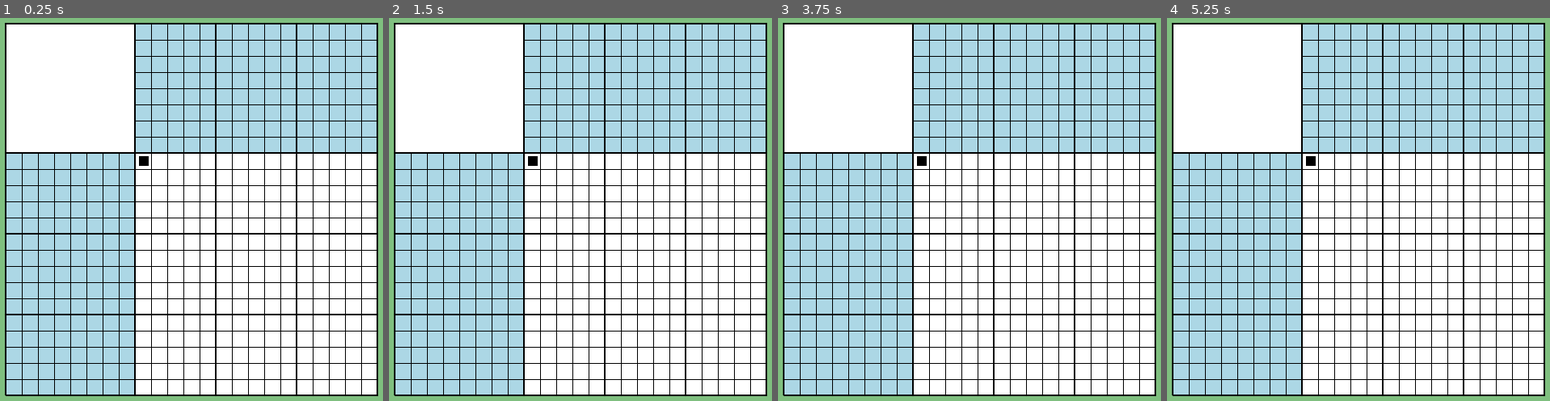
Above: before the commit, frames 1-4 (left to right).
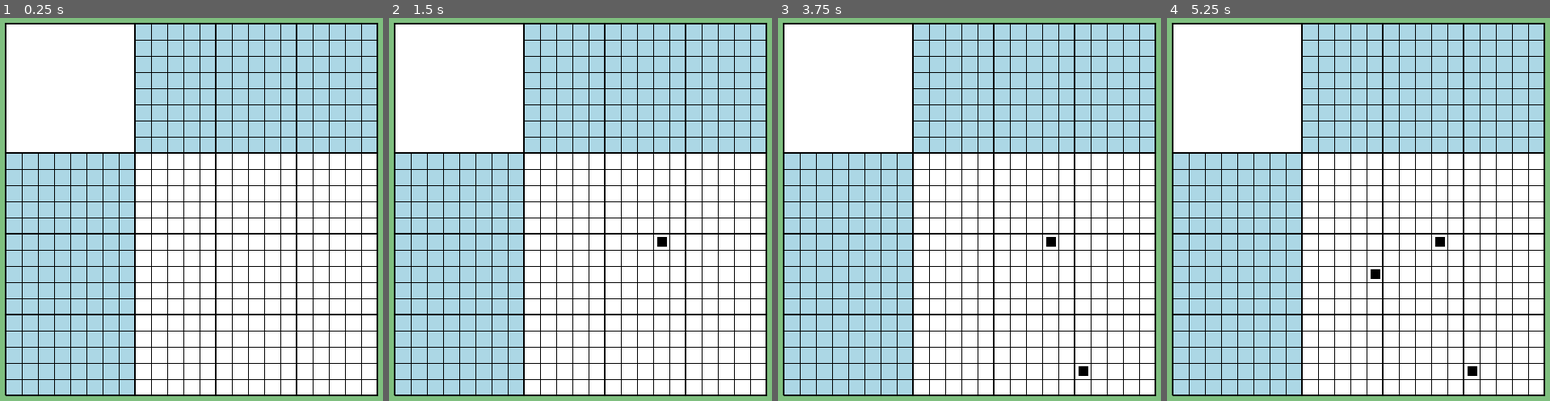
Above: after the commit, the same moments.

Repository: vivisuke/GDNonogram15
Game: Godot game, scene res://MainScene.tscn
Same seed, same stepped clock (60 frames per second), same inputs: the game is played once before the commit and once after it.
Inputs (mouse positions are in pixels of both pictures, inside the frame that each line leads up to):
- Up to frame 1 (0.25 s): no input
- Up to frame 2 (1.5 s): tap Enter at 0.5 s; move the mouse to (664, 232) at 0.52 s; press the mouse at (664, 232) at 0.53 s; tap Space at 1.25 s; move the mouse to (503, 297) at 1.27 s; release the mouse at (503, 297) at 1.28 s; click (503, 297) at 1.35 s
- Up to frame 3 (3.75 s): tap Enter at 2, 3.5 s; move the mouse to (1007, 125) at 2.02 s; press the mouse at (1007, 125) at 2.03 s; tap Space at 2.75 s; move the mouse to (950, 397) at 2.77 s; release the mouse at (950, 397) at 2.78 s; click (950, 397) at 2.85 s; move the mouse to (1088, 362) at 3.52 s; press the mouse at (1088, 362) at 3.53 s
- Up to frame 4 (5.25 s): tap Space at 4.25 s; move the mouse to (1243, 167) at 4.27 s; release the mouse at (1243, 167) at 4.28 s; click (1243, 167) at 4.35 s; move the mouse to (1377, 266) at 5.02 s; press the mouse at (1377, 266) at 5.03 s

The runs differ from the first frame. In frame 1, less than 0.1% of the frame differs, in the area x 36-39%, y 36-39%; in frame 2, 0.1%; in frame 3, 0.2%; in frame 4, 0.3%, in the area x 36-82%, y 36-94%.

Commit message:
0005 ◎ C 05/24 05/24 0.001│ToDo│画像領域クリック → 白黒反転処理

Diff:
--- a/GDNonogram15/BoardBG.gd
+++ b/GDNonogram15/BoardBG.gd
@@ -23,3 +23,7 @@
 func _draw():
 	draw_rect(Rect2(0, CLUES_WIDTH, CLUES_WIDTH, IMG_AREA_WIDTH), Color.lightblue)
 	draw_rect(Rect2(CLUES_WIDTH, 0, IMG_AREA_WIDTH, CLUES_WIDTH), Color.lightblue)
+# warning-ignore:unused_argument
+func _input(event):
+	#print("BoardBG::_input()")
+	pass
--- a/GDNonogram15/BoardGrid.gd
+++ b/GDNonogram15/BoardGrid.gd
@@ -35,3 +35,6 @@
 	for x in range(4):
 		var px = (x*5 + N_CLUES_CELL_HORZ) * CELL_WIDTH
 		draw_line(Vector2(px, 0), Vector2(px, y2), Color.black)
+func _input(event):
+	#print("BoardGrid::_input()")
+	pass
--- a/GDNonogram15/MainScene.gd
+++ b/GDNonogram15/MainScene.gd
@@ -1,17 +1,78 @@
 extends Node2D
 
+const SCREEN_WIDTH = 480.0
+const SCREEN_HEIGHT = 800.0
+const BOARD_WIDTH = 460.0
+const BOARD_HEIGHT = BOARD_WIDTH
+const LR_SPC = (SCREEN_WIDTH - BOARD_WIDTH) / 2
 
-# Declare member variables here. Examples:
-# var a = 2
-# var b = "text"
+const N_CLUES_CELL_HORZ = 8		# 手がかり数字 セル数
+const N_IMG_CELL_HORZ = 15		# 画像 セル数
+const N_TOTAL_CELL_HORZ = N_CLUES_CELL_HORZ + N_IMG_CELL_HORZ
+const N_CLUES_CELL_VERT = 8		# 手がかり数字 セル数
+const N_IMG_CELL_VERT = 15		# 画像 セル数
+const N_TOTAL_CELL_VERT = N_CLUES_CELL_VERT + N_IMG_CELL_VERT
+const CELL_WIDTH = BOARD_WIDTH / N_TOTAL_CELL_HORZ
+const CLUES_WIDTH = CELL_WIDTH * N_CLUES_CELL_HORZ
+const IMG_AREA_WIDTH = CELL_WIDTH * N_IMG_CELL_HORZ
 
+enum { MODE_SOLVE, MODE_EDIT_PICT, MODE_EDIT_CLUES }
 
-# Called when the node enters the scene tree for the first time.
+var mode = MODE_EDIT_PICT;
+var dialog_opened = false;
+var mouse_pushed = false
+var last_xy = Vector2()
+var cell_val = 0
+
 func _ready():
-	$TileMap.set_cell(0, 0, 0)
+	#$TileMap.set_cell(0, 0, 0)
 	pass # Replace with function body.
-
-
-# Called every frame. 'delta' is the elapsed time since the previous frame.
-#func _process(delta):
-#	pass
+func check_clues(x0, y0):
+	pass
+func update_clues(x0, y0):
+	pass
+func posToXY(pos):
+	var xy = Vector2(-1, -1)
+	var X0 = $TileMap.position.x
+	var Y0 = $TileMap.position.y
+	if pos.x >= X0 && pos.x < X0 + CELL_WIDTH*N_IMG_CELL_HORZ:
+		if pos.y >= Y0 && pos.y < Y0 + CELL_WIDTH*N_IMG_CELL_VERT:
+			xy.x = floor((pos.x - X0) / CELL_WIDTH)
+			xy.y = floor((pos.y - Y0) / CELL_WIDTH)
+	return xy
+func _input(event):
+	if dialog_opened:
+		return;
+	if event is InputEventMouseButton:
+		#print("InputEventMouseButton")
+		if event.is_action_pressed("click"):	# left mouse button
+			#print(event.position)
+			var xy = posToXY(event.position)
+			#print(xy)
+			#$MessLabel.text = ""
+			#clearTileMapBG()
+			if xy.x >= 0:
+				mouse_pushed = true;
+				last_xy = xy
+				var v = $TileMap.get_cell(xy.x, xy.y)
+				v = -v;
+				cell_val = v
+				$TileMap.set_cell(xy.x, xy.y, v)
+				if mode == MODE_EDIT_PICT:
+					update_clues(xy.x, xy.y)
+				elif mode == MODE_SOLVE:
+					check_clues(xy.x, xy.y)
+				var img = 0 if v == 1 else -1
+				#$ImageTileMap.set_cell(xy.x, xy.y, img)
+		elif event.is_action_released("click"):
+			mouse_pushed = false;
+	elif event is InputEventMouseMotion && mouse_pushed:
+		var xy = posToXY(event.position)
+		if xy.x >= 0 && xy != last_xy:
+			#print(xy)
+			last_xy = xy
+			$TileMap.set_cell(xy.x, xy.y, cell_val)
+			update_clues(xy.x, xy.y)
+			var img = 0 if cell_val == 1 else -1
+			#$ImageTileMap.set_cell(xy.x, xy.y, img)
+	pass
--- a/GDNonogram15/MainScene.tscn
+++ b/GDNonogram15/MainScene.tscn
@@ -1,16 +1,17 @@
-[gd_scene load_steps=6 format=2]
+[gd_scene load_steps=7 format=2]
 
 [ext_resource path="res://MainScene.gd" type="Script" id=1]
 [ext_resource path="res://BoardBG.gd" type="Script" id=2]
 [ext_resource path="res://BoardGrid.gd" type="Script" id=3]
 [ext_resource path="res://images/black20x20.png" type="Texture" id=4]
+[ext_resource path="res://images/cross20x20.png" type="Texture" id=5]
 
 [sub_resource type="TileSet" id=1]
-0/name = "black20x20.png 0"
-0/texture = ExtResource( 4 )
+0/name = "cross20x20.png 0"
+0/texture = ExtResource( 5 )
 0/tex_offset = Vector2( 0, 0 )
 0/modulate = Color( 1, 1, 1, 1 )
-0/region = Rect2( 0, 0, 32, 32 )
+0/region = Rect2( 0, 0, 20, 20 )
 0/tile_mode = 0
 0/occluder_offset = Vector2( 0, 0 )
 0/navigation_offset = Vector2( 0, 0 )
@@ -20,6 +21,20 @@
 0/shape_one_way_margin = 0.0
 0/shapes = [  ]
 0/z_index = 0
+1/name = "black20x20.png 1"
+1/texture = ExtResource( 4 )
+1/tex_offset = Vector2( 0, 0 )
+1/modulate = Color( 1, 1, 1, 1 )
+1/region = Rect2( 0, 0, 20, 20 )
+1/tile_mode = 0
+1/occluder_offset = Vector2( 0, 0 )
+1/navigation_offset = Vector2( 0, 0 )
+1/shape_offset = Vector2( 0, 0 )
+1/shape_transform = Transform2D( 1, 0, 0, 1, 0, 0 )
+1/shape_one_way = false
+1/shape_one_way_margin = 0.0
+1/shapes = [  ]
+1/z_index = 0
 
 [node name="MainScene" type="Node2D"]
 script = ExtResource( 1 )
--- a/GDNonogram15/project.godot
+++ b/GDNonogram15/project.godot
@@ -19,6 +19,14 @@
 window/size/width=480
 window/size/height=800
 
+[input]
+
+click={
+"deadzone": 0.5,
+"events": [ Object(InputEventMouseButton,"resource_local_to_scene":false,"resource_name":"","device":0,"alt":false,"shift":false,"control":false,"meta":false,"command":false,"button_mask":0,"position":Vector2( 0, 0 ),"global_position":Vector2( 0, 0 ),"factor":1.0,"button_index":1,"pressed":false,"doubleclick":false,"script":null)
+ ]
+}
+
 [physics]
 
 common/enable_pause_aware_picking=true
Binary file added: GDNonogram15/images/cross20x20.png
Not shown, added: GDNonogram15/images/cross20x20.png.import
Not shown, changed: GDNonogram.spr
